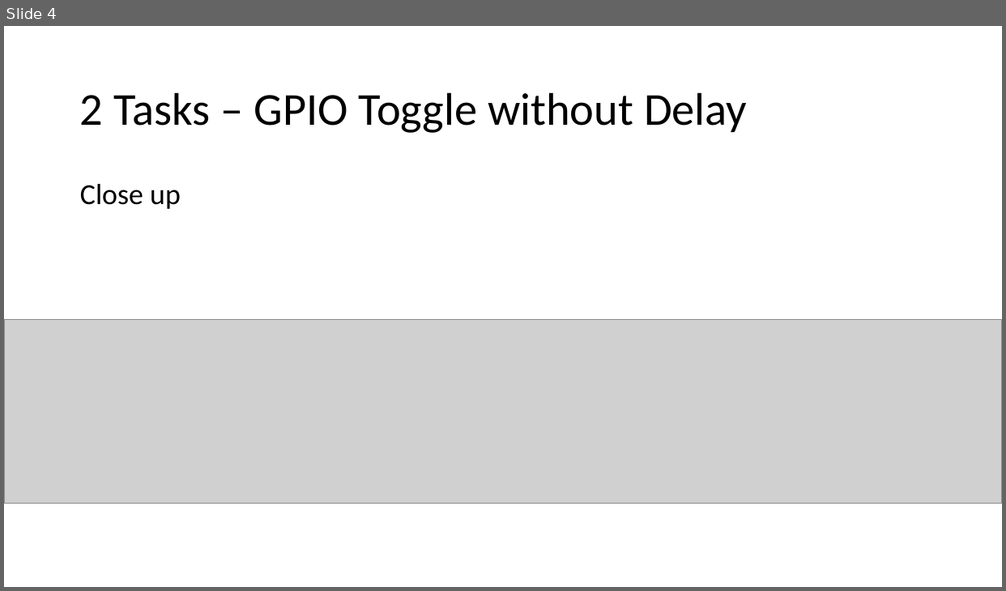
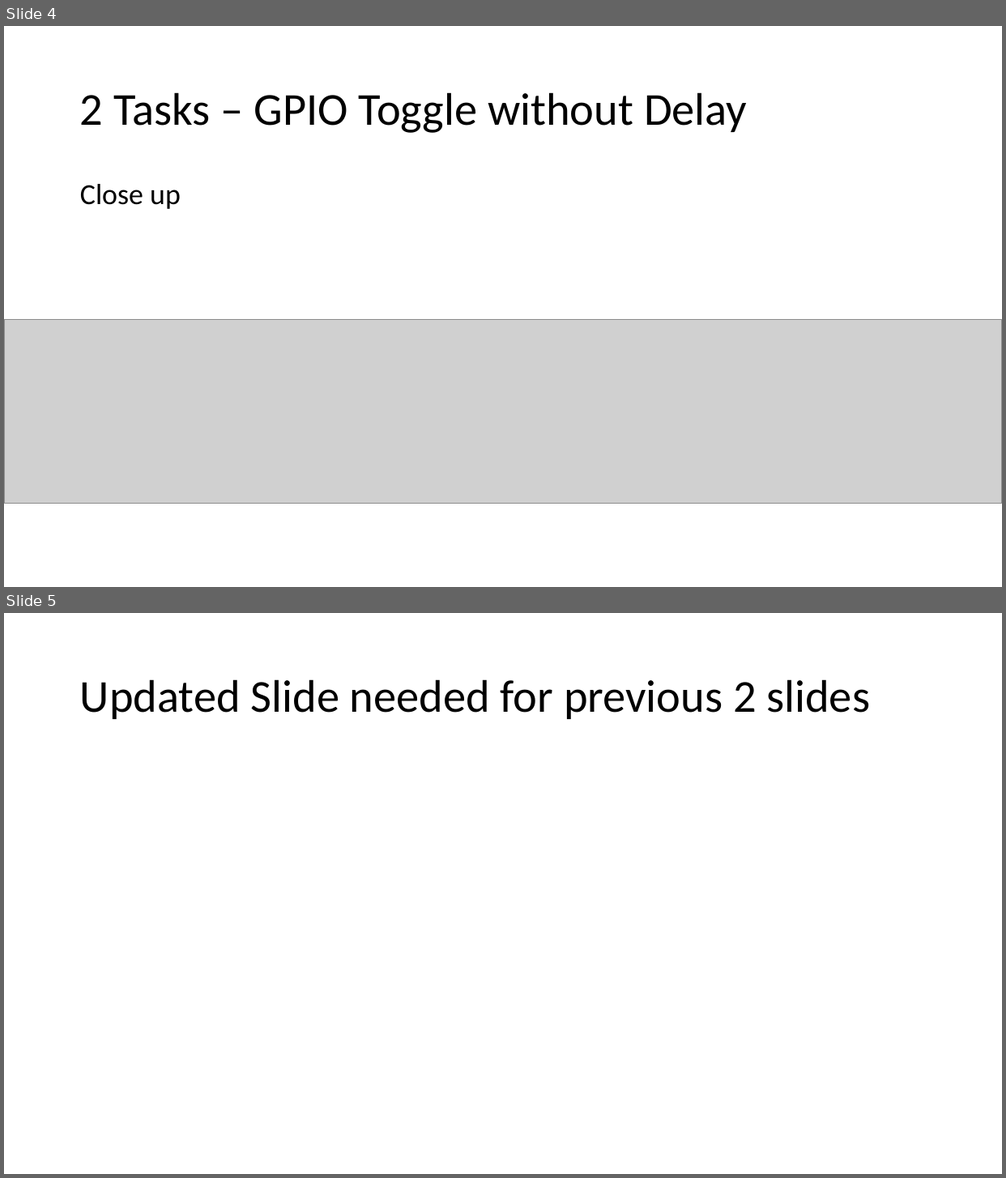
Before and after one commit to Kevin-Ehrichs/CS467_RTOS, a slide deck: TESTING/freeRTOS.pptx. Shown one above the other, each under a label of ours: slide 4 before the commit, slides 4 and 5 after it. The pictures are 1006x591 and 1006x1178 pixels, drawn with LibreOffice and Linux fonts; fonts in the diff are those of the drawing; grey boxes stand for pictures. Boxes give left, top, right and bottom in pixels: in the first picture for what was removed or moved away, otherwise in the second. Text is boxed around its words. In the diff, an @@ line names an element or a change of style, - is before the commit and + after.

```diff
--- a/TESTING/freeRTOS.pptx
+++ b/TESTING/freeRTOS.pptx
@@ slide 5 added at bbox=[4, 613, 1002, 1174], background #FFFFFF @@
@@ title added at bbox=[80, 679, 870, 719], 44 pt, text #000000 @@
+Updated Slide needed for previous 2 slides
```
Also in this commit, not shown: 1 other slide added, 8 other files.
